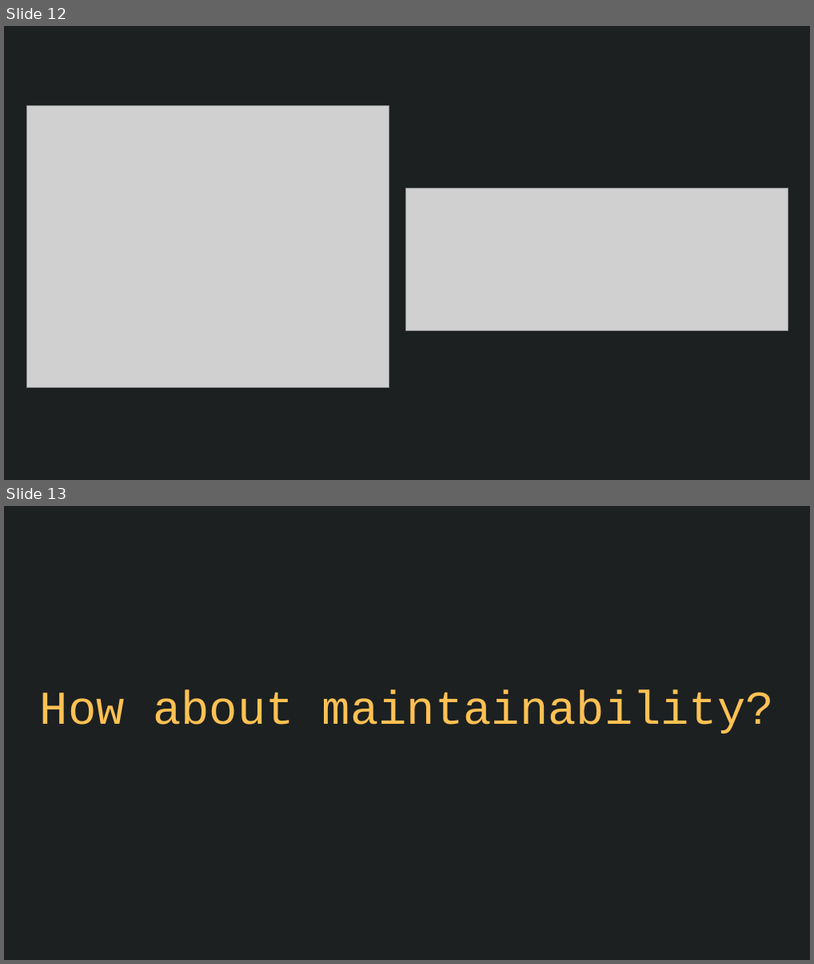
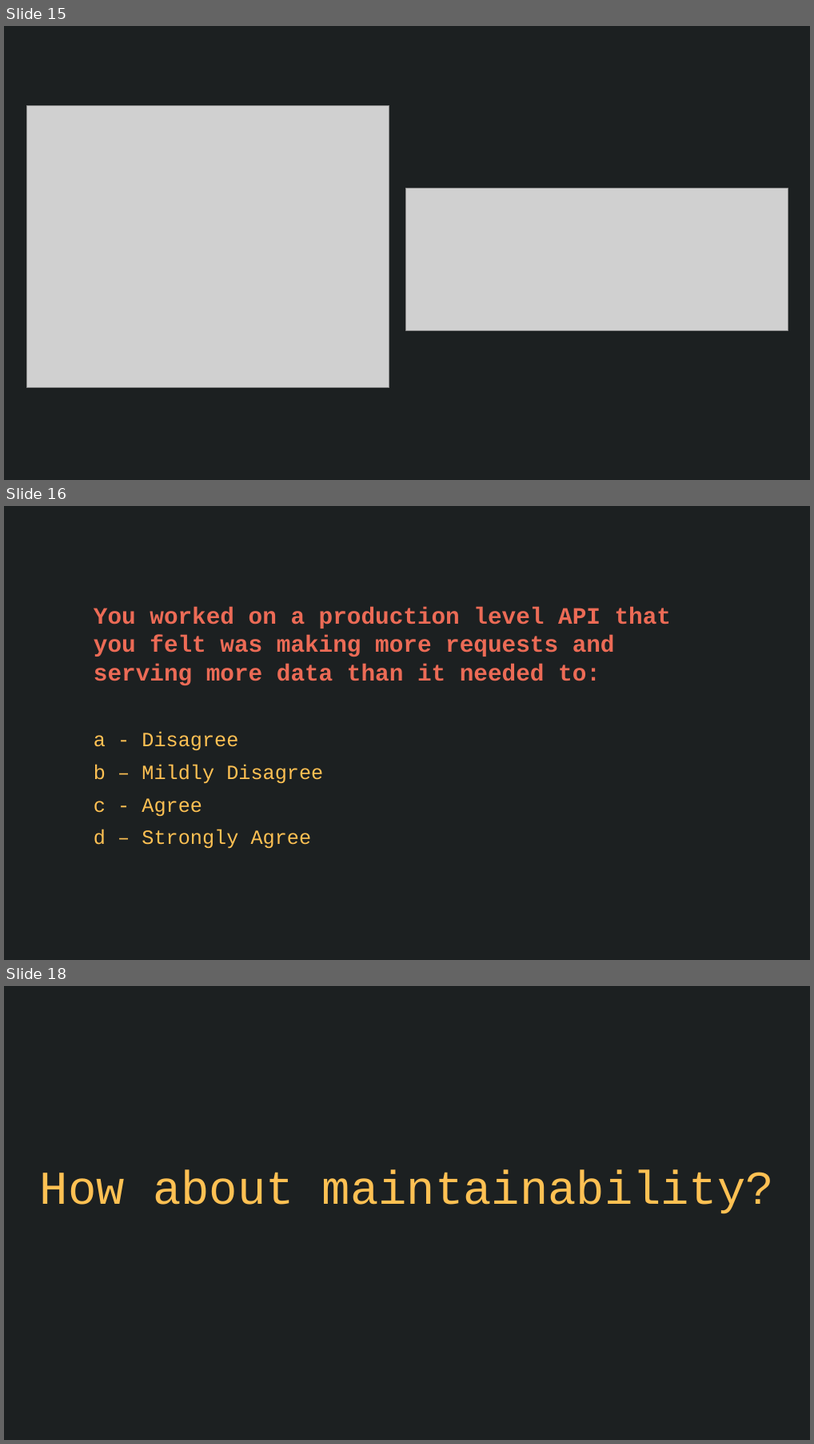
Before and after one commit to nafeu-pelmorex/pa-graphql-lnl, a slide deck: GraphQL-LNL.pptx. Shown one above the other, each under a label of ours: slides 12 and 13 before the commit, slides 15, 16 and 18 after it; the slides between them are not shown. The pictures are 814x964 and 814x1444 pixels, drawn with LibreOffice and Linux fonts; fonts in the diff are those of the drawing; grey boxes stand for pictures. Boxes give left, top, right and bottom in pixels: in the first picture for what was removed or moved away, otherwise in the second. Text is boxed around its words. In the diff, an @@ line names an element or a change of style, - is before the commit and + after.

```diff
--- a/GraphQL-LNL.pptx
+++ b/GraphQL-LNL.pptx
@@ slide 16 added at (4, 506, 810, 960), background #1C2021 @@
@@ subtitle added at (94, 607, 671, 848), 28 pt, text #EC6B56, bold @@
+You worked on a production level API that you felt was making more requests and serving more data than it needed to:
+a - Disagree
+b – Mildly Disagree
+c - Agree
+d – Strongly Agree
@@ what was slide 12 is now slide 15 @@
@@ what was slide 13 is now slide 18 @@
```
Also in this commit, not shown: 3 slides changed, 6 other slides added, 2 slides removed, 1 other file.
